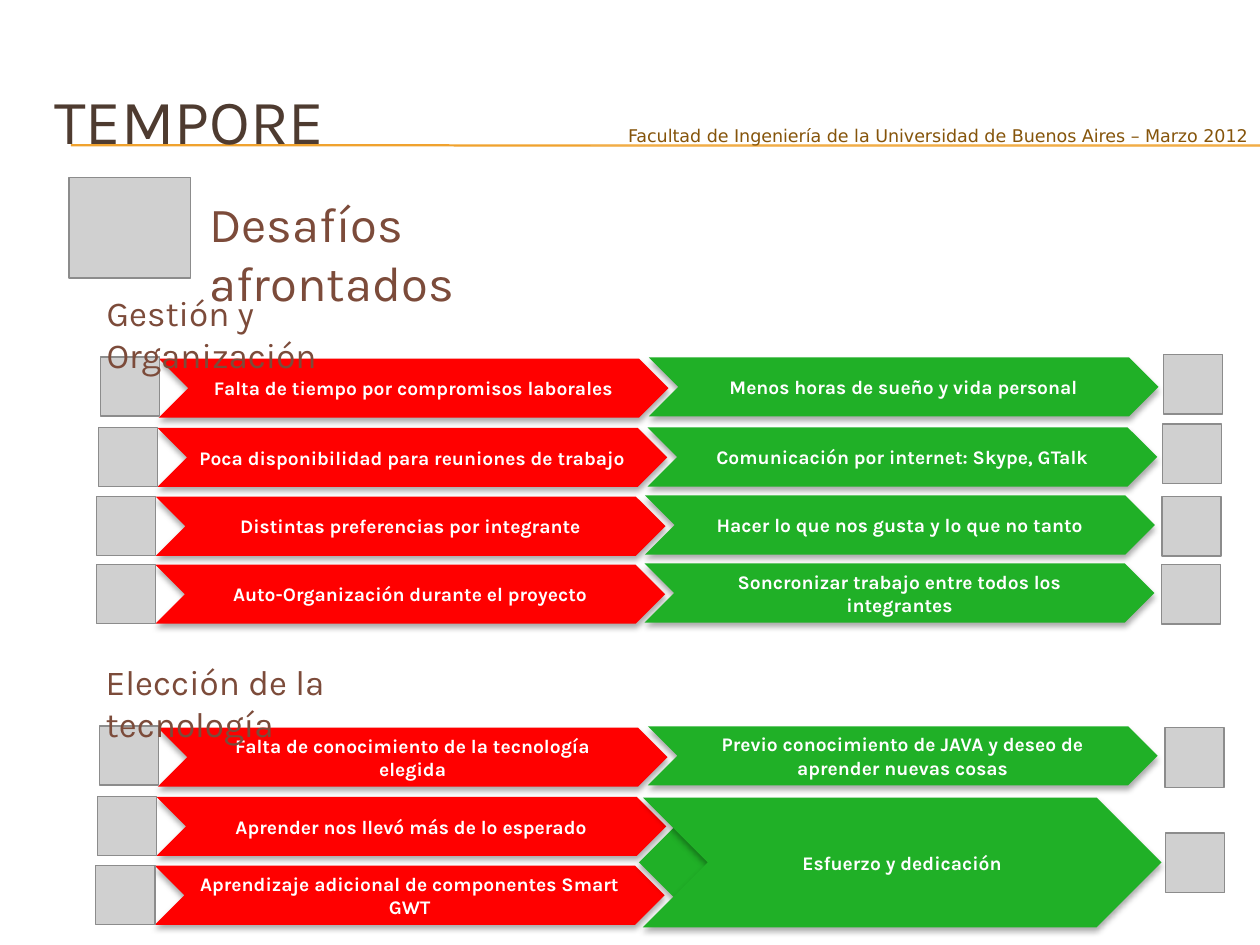
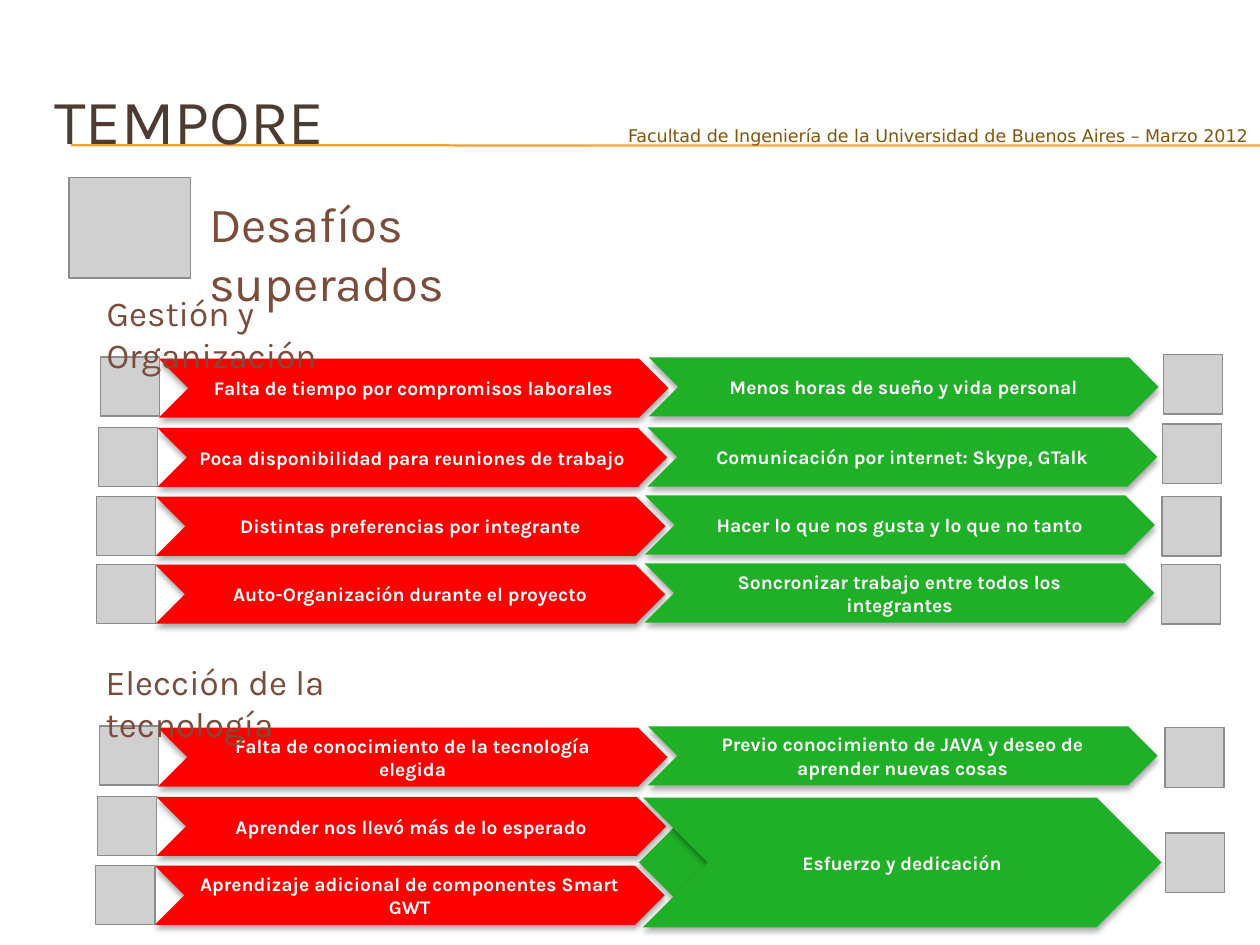
Before and after one commit to joshishimla99/tempore, a slide deck: slide 7 of docs/Presentacion Final/Tempore – Manejá tus tiempos-V2.pptx. Drawn at 1260x945 pixels with LibreOffice and Linux fonts; fonts in the diff are those of the drawing; grey boxes stand for pictures; background and template pictures are left out. Boxes give left, top, right and bottom in pixels: in the first picture for what was removed or moved away, otherwise in the second. Text is boxed around its words. In the diff, an @@ line names an element or a change of style, - is before the commit and + after.

```diff
--- a/docs/Presentacion Final/Tempore – Manejá tus tiempos-V2.pptx
+++ b/docs/Presentacion Final/Tempore – Manejá tus tiempos-V2.pptx
@@ text at [209,205,444,313]: text changed @@
-Desafíos afrontados
+Desafíos superados
```
Also in this commit, not shown: 3 other slides changed.
